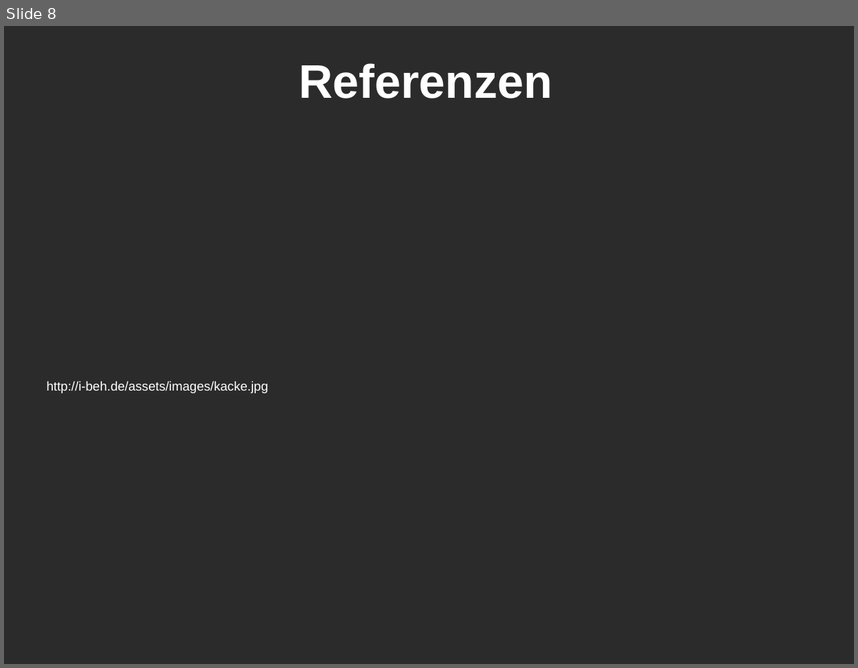
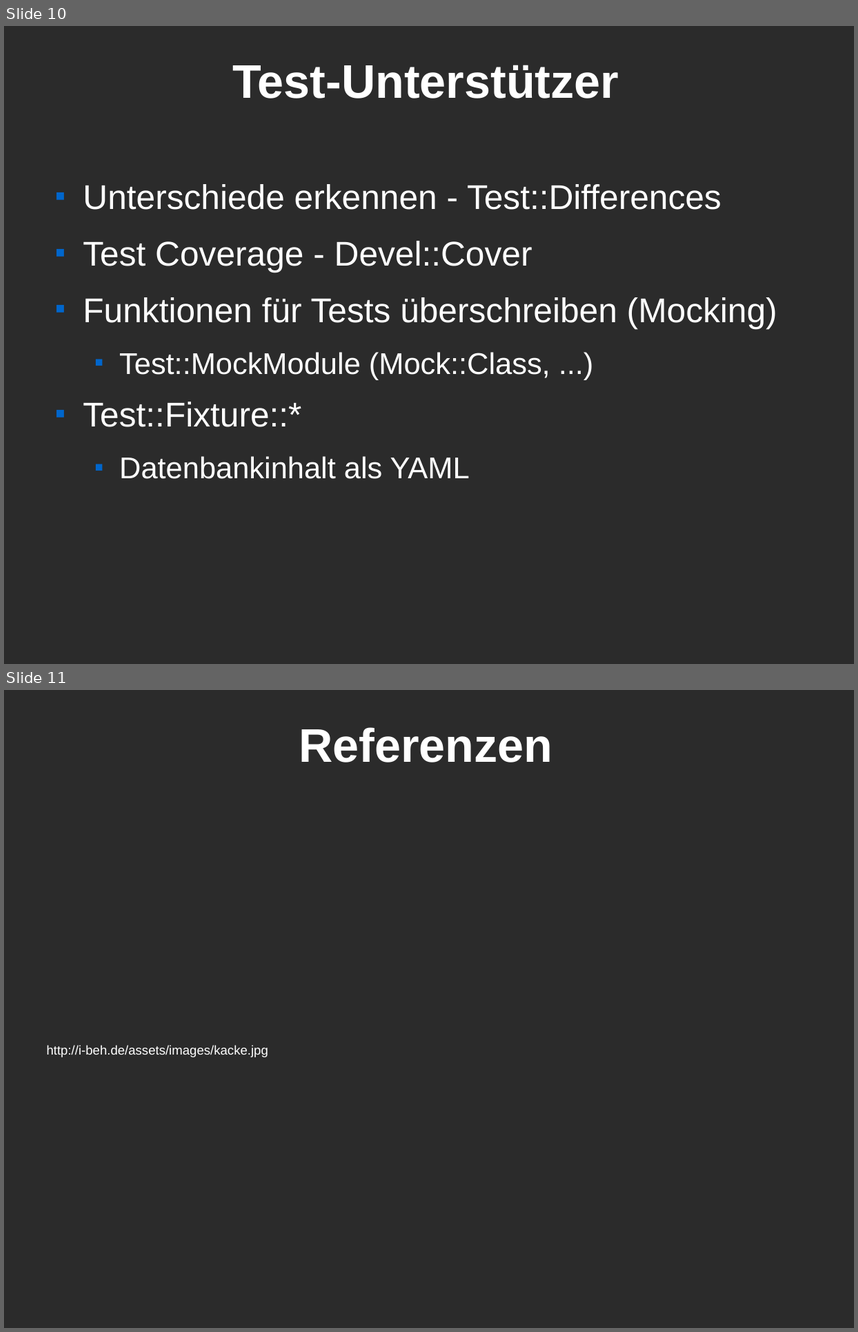
Before and after one commit to Caldrin/Vortrag_CLT, a slide deck: Modern Perl.odp. Shown one above the other, each under a label of ours: slide 8 before the commit, slides 10 and 11 after it. The pictures are 858x668 and 858x1332 pixels, drawn with LibreOffice and Linux fonts; fonts in the diff are those of the drawing; background and template pictures are left out; a plain dark background stands for a picture behind light text. Boxes give left, top, right and bottom in pixels: in the first picture for what was removed or moved away, otherwise in the second. Text is boxed around its words. In the diff, an @@ line names an element or a change of style, - is before the commit and + after.

```diff
--- a/Modern Perl.odp
+++ b/Modern Perl.odp
@@ slide 10 added at [4,26,854,664], background picture (left out) @@
@@ title added at [232,65,619,98], 44 pt, text #FFFFFF, bold @@
+Test-Unterstützer
@@ text added at [83,184,777,479], 32 pt, text #FFFFFF @@
+■ Unterschiede erkennen - Test::Differences
+■ Test Coverage - Devel::Cover
+■ Funktionen für Tests überschreiben (Mocking)
+  ■ Test::MockModule (Mock::Class, ...)
+■ Test::Fixture::*
+  ■ Datenbankinhalt als YAML
@@ what was slide 8 is now slide 11 @@
```
Also in this commit, not shown: 2 slides changed, 3 other slides added, 1 slide removed.
